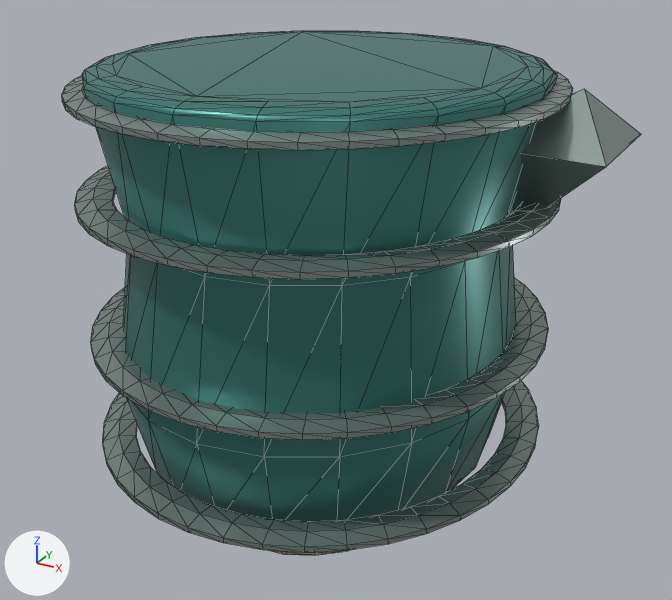
Two versions of the glTF model assets/models/hero_soulbinder_arm.glb, one commit apart.
Before and after are seen from a 50 mm lens placed at (0.938, -1.643, 0.762), pointed at (0.025, 0.018, -0.069). The lights are fixed; the arrows at lower left show +X, +Y and +Z. The picture after the commit comes second. Mesh edges are drawn as thin lines. Vertices at exactly the same position are counted once.

Names of what the first picture shows: 'hero_soulbinder_arm aged bone', 'hero_soulbinder_arm funerary tarnished silver', 'hero_soulbinder_arm spectral patinated armor'.
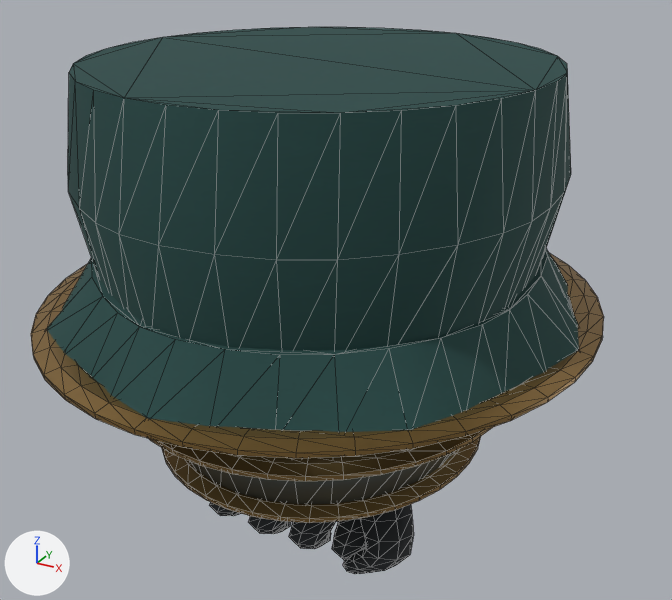
What differs and where, as boxes [x1, y1, x2, y2] in the pictures (672 x 600 px):
'hero_soulbinder_arm soulbinder petrol velvet', added (cyan): after [47, 27, 579, 432]
'hero_soulbinder_arm spectral patinated armor', deleted (cyan): before [82, 31, 558, 521]
'hero_soulbinder_arm funerary tarnished silver', surface changed, reshaped: before [61, 71, 641, 552]; after [189, 451, 455, 504]
'hero_soulbinder_arm dull relic gold', added (brown): after [31, 253, 604, 523]
'hero_soulbinder_arm charcoal cloth', added: after [209, 502, 414, 574]
'hero_soulbinder_arm aged bone', deleted (mostly hidden): before [269, 550, 349, 556]
part 1 of me_hero_soulbinder_arm_funerary_tarnished_silver, added: after [189, 451, 455, 504]
part 2 of me_hero_soulbinder_arm_funerary_tarnished_silver, deleted: before [74, 166, 561, 279]
part 3 of me_hero_soulbinder_arm_funerary_tarnished_silver, deleted: before [61, 71, 573, 150]
part 4 of me_hero_soulbinder_arm_funerary_tarnished_silver, deleted: before [512, 89, 641, 213]
part 5 of me_hero_soulbinder_arm_funerary_tarnished_silver, deleted: before [102, 380, 538, 552]
part 6 of me_hero_soulbinder_arm_funerary_tarnished_silver, deleted: before [90, 277, 548, 440]

Edits to the bpy script that builds the scene:
```text
Change mat_funerary_tarnished_silver:
    remove # nodes: BsdfPrincipled, OutputMaterial
    remove # colours: grey #99a8a4
    nodes: BsdfPrincipled, Mix, OutputMaterial, TexImage
    colours: grey #a6b1ad
    uses the picture img_metal_detail
Add mat_soulbinder_petrol_velvet:
    mat_soulbinder_petrol_velvet = bpy.data.materials.new('soulbinder petrol velvet')
    # colours: dark cyan #275754
    # uses the picture img_cloth_detail
Add mat_dull_relic_gold:
    mat_dull_relic_gold = bpy.data.materials.new('dull relic gold')
    # colours: orange #bf9759
    # uses the picture img_metal_detail
Add mat_charcoal_cloth:
    mat_charcoal_cloth = bpy.data.materials.new('charcoal cloth')
    # colours: dark grey #35393d
    # uses the picture img_cloth_detail
Change me_hero_soulbinder_arm_funerary_tarnished_silver:
    remove me_hero_soulbinder_arm_funerary_tarnished_silver.from_pydata(...)  # 972 vertices, 1936 faces; spans x -0.588..0.588, y -0.516..0.516, z -0.354..0.425
    add me_hero_soulbinder_arm_funerary_tarnished_silver.from_pydata(...)  # 728 vertices, 1448 faces; spans x -0.418..0.418, y -0.442..0.605, z -0.437..0.133
    me_hero_soulbinder_arm_funerary_tarnished_silver part 1: a new loose piece of 288 vertices spanning x -0.418..0.418, y -0.442..0.442, z -0.402..-0.086, in mat_funerary_tarnished_silver
    me_hero_soulbinder_arm_funerary_tarnished_silver part 2: the loose piece of 240 vertices spanning x -0.49..0.49, y -0.516..0.516, z 0.187..0.211 is deleted
    me_hero_soulbinder_arm_funerary_tarnished_silver part 3: the loose piece of 240 vertices spanning x -0.49..0.49, y -0.516..0.516, z 0.398..0.422 is deleted
    me_hero_soulbinder_arm_funerary_tarnished_silver part 4: the loose piece of 6 vertices spanning x 0.342..0.588, y -0.027..0.249, z 0.139..0.425 is deleted
    me_hero_soulbinder_arm_funerary_tarnished_silver part 5: 240 vertices removed from x -0.49..0.49, y -0.516..0.516, z -0.354..-0.33
    me_hero_soulbinder_arm_funerary_tarnished_silver part 6: 240 vertices removed from x -0.49..0.49, y -0.516..0.516, z -0.114..-0.089
    other edits to the shape of me_hero_soulbinder_arm_funerary_tarnished_silver do not show in these pictures
Remove ob_hero_soulbinder_arm_aged_bone:
    ob_hero_soulbinder_arm_aged_bone = bpy.data.objects.new('hero_soulbinder_arm aged bone', me_hero_soulbinder_arm_aged_bone)
Remove ob_hero_soulbinder_arm_spectral_patinated_armor:
    ob_hero_soulbinder_arm_spectral_patinated_armor = bpy.data.objects.new('hero_soulbinder_arm spectral patinated armor', me_hero_soulbinder_arm_spectral_patinated_armor)
Add ob_hero_soulbinder_arm_soulbinder_petrol_velvet:
    ob_hero_soulbinder_arm_soulbinder_petrol_velvet = bpy.data.objects.new('hero_soulbinder_arm soulbinder petrol velvet', me_hero_soulbinder_arm_soulbinder_petrol_velvet)  # 160 vertices, 312 faces; spans x -0.58..0.58, y -0.61..0.61, z -0.08..0.455
    ob_hero_soulbinder_arm_soulbinder_petrol_velvet.location = (0.0, 0.0, 0.0)
Add ob_hero_soulbinder_arm_dull_relic_gold:
    ob_hero_soulbinder_arm_dull_relic_gold = bpy.data.objects.new('hero_soulbinder_arm dull relic gold', me_hero_soulbinder_arm_dull_relic_gold)  # 1016 vertices, 2028 faces; spans x -0.6..0.6, y -0.634..0.634, z -0.383..-0.053
    ob_hero_soulbinder_arm_dull_relic_gold.location = (0.0, 0.0, 0.0)
Add ob_hero_soulbinder_arm_charcoal_cloth:
    ob_hero_soulbinder_arm_charcoal_cloth = bpy.data.objects.new('hero_soulbinder_arm charcoal cloth', me_hero_soulbinder_arm_charcoal_cloth)  # 458 vertices, 892 faces; spans x -0.23..0.31, y -0.252..0.167, z -0.609..-0.41
    ob_hero_soulbinder_arm_charcoal_cloth.location = (0.0, 0.0, 0.0)
```
